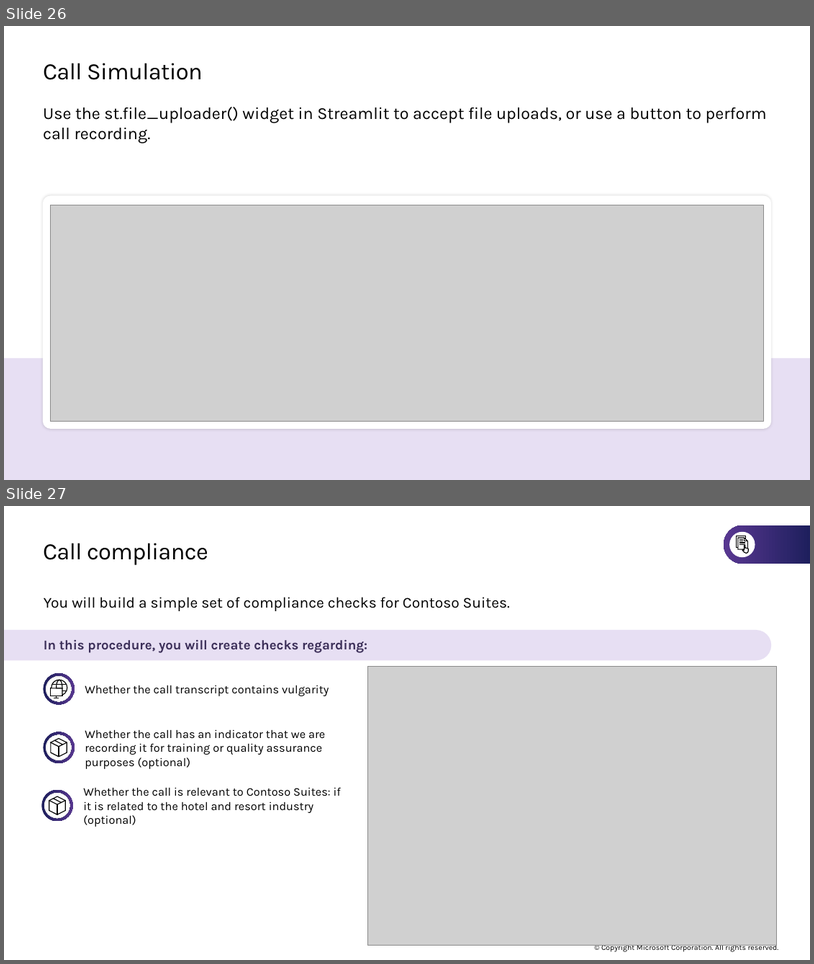
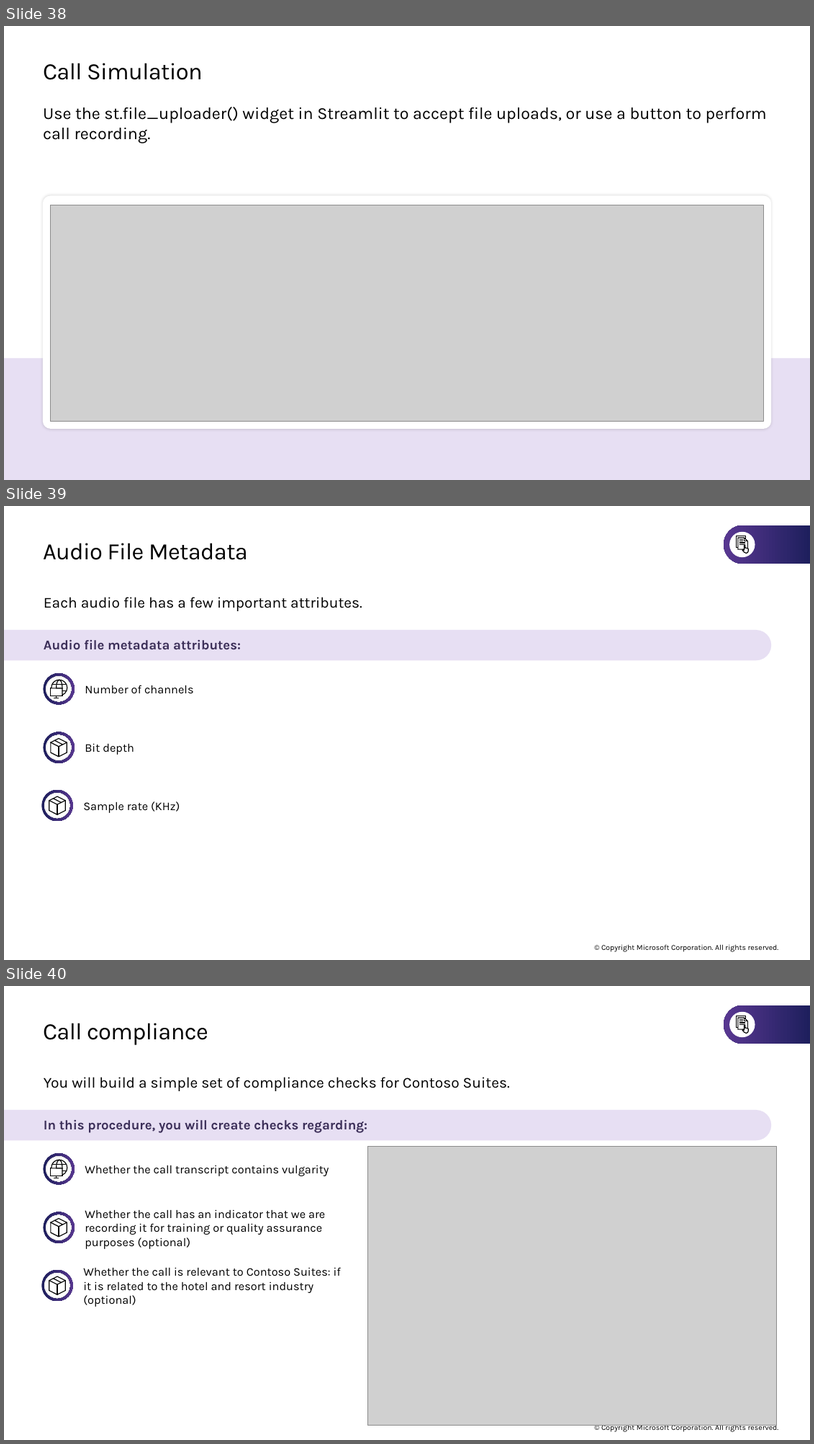
Before and after one commit to microsoft/TechExcel-Implementing-automation-practices-using-Azure-OpenAI, a slide deck: slides/Lab Slides.pptx. Shown one above the other, each under a label of ours: slides 26 and 27 before the commit, slides 38, 39 and 40 after it. The pictures are 814x964 and 814x1444 pixels, drawn with LibreOffice and Linux fonts; fonts in the diff are those of the drawing; grey boxes stand for pictures. Boxes give left, top, right and bottom in pixels: in the first picture for what was removed or moved away, otherwise in the second. Text is boxed around its words. In the diff, an @@ line names an element or a change of style, - is before the commit and + after.

```diff
--- a/slides/Lab Slides.pptx
+++ b/slides/Lab Slides.pptx
@@ slide 39 added at box(4, 506, 810, 960), background #FFFFFF; not listed: 1 template element that a slide beside it also shows @@
@@ title added at box(43, 543, 248, 560), 28 pt, text #000000 @@
+Audio File Metadata
@@ group added at box(725, 525, 810, 564): 11 freeform shapes, 1 ellipse @@
@@ text added at box(44, 597, 363, 611), 18 pt, text #000000 @@
+Each audio file has a few important attributes.
@@ round same rect added at box(4, 630, 772, 660), fill #E7DFF3 @@
@@ text added at box(44, 640, 241, 650), 16 pt, text #3B2E58, bold @@
+Audio file metadata attributes:
@@ donut added at box(44, 673, 75, 705), fill gradient #1E1F5D to #573790 @@
@@ ellipse added at box(47, 677, 70, 701), fill #FFFFFF @@
@@ freeform shape added at box(51, 680, 67, 698), outline #000000 1 pt @@
@@ text added at box(85, 685, 194, 693), 14 pt, text #000000 @@
+  Number of channels
@@ donut added at box(44, 731, 75, 763), fill gradient #1E1F5D to #573790 @@
@@ ellipse added at box(47, 736, 70, 759), fill #FFFFFF @@
@@ freeform shape added at box(51, 739, 67, 757), outline #000000 1 pt @@
@@ text added at box(85, 743, 134, 754), 14 pt, text #000000 @@
+  Bit depth
@@ donut added at box(41, 790, 73, 821), fill gradient #1E1F5D to #573790 @@
@@ ellipse added at box(46, 793, 70, 817), fill #FFFFFF @@
@@ freeform shape added at box(49, 796, 66, 815), outline #000000 1 pt @@
@@ text added at box(83, 801, 180, 813), 14 pt, text #000000 @@
+  Sample rate (KHz)
@@ what was slide 26 is now slide 38 @@
@@ what was slide 27 is now slide 40 @@
```
Also in this commit, not shown: 12 other slides added, 1 other file.
